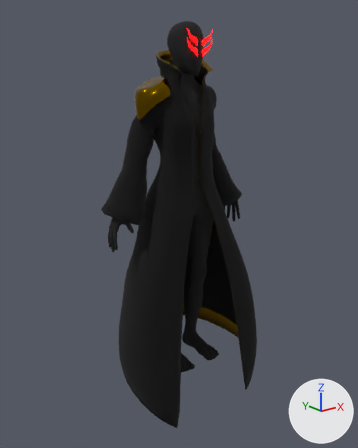
Two versions of the FBX model Atone/Assets/Art/FBX/Entities/Sage Base Unity.fbx, one commit apart.
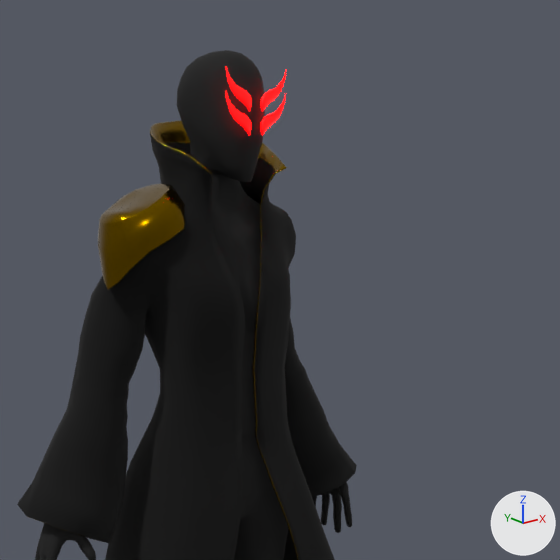
Each version is shown whole from a 50 mm lens placed at (-3.79, -4.88, 3.76), pointed at (-0.02, -0.16, 1.87), then close up on the part from 26% to 91% of the width and 0% to 52% of the height. Every picture has the same lights, and +X, +Y and +Z are marked at lower right. Vertices at the same position are counted once.

Names of what the first close-up shows: 'Body Low', 'Cube', 'Oppression Eyes', 'Shirt'.
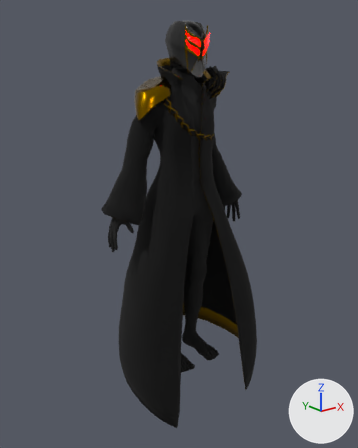
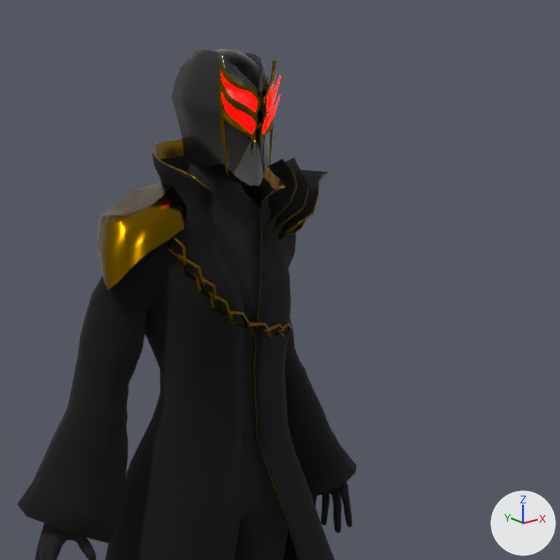
The change, as a diff of the scene's bpy script:
```diff
--- a/Atone/Assets/Art/FBX/Entities/Sage Base Unity.fbx.py
+++ b/Atone/Assets/Art/FBX/Entities/Sage Base Unity.fbx.py
@@ me_mesh_001 @@
-me_mesh_001.from_pydata(...)  # 3644 vertices, 3650 faces; spans x -1.04..1.04, y -0.86..0.53, z -0.5..3.97
+me_mesh_001.from_pydata(...)  # 3644 vertices, 3650 faces; spans x -1.04..1.04, y -0.86..0.53, z -0.5..3.88
+# me_mesh_001 part 2: 313 of 3644 vertices moved; they spanned x -0.34..0.34, y -0.44..0.04, z 3.5..3.97 and now span x -0.33..0.33, y -0.44..0.04, z 3.49..3.88; mean shift (0.0, 0.0, -0.05); largest move (0.25, -0.44, 3.74) -> (0.24, -0.44, 3.66)
 me_mesh_001.materials.append(mat_robe)
@@ me_cube_001 @@
 me_cube_001.from_pydata(...)  # 516 vertices, 514 faces; spans x -0.614..-0.233, y -0.355..0.035, z 3.2..3.674
+# me_cube_001 part 1: its shading normals changed
 me_cube_001.materials.append(mat_gold)
@@ ob_oppression_eyes @@
-ob_oppression_eyes = bpy.data.objects.new('Oppression Eyes', me_cube_017)
@@ ob_oppression_eyes_only_fixed @@
+ob_oppression_eyes_only_fixed = bpy.data.objects.new('Oppression Eyes only fixed', me_cube_007)  # 712 vertices, 704 faces; spans x -0.18..0.18, y -0.552..-0.465, z 3.892..4.156; in mat_red (red #e70005)
+ob_oppression_eyes_only_fixed.location = (0.0, 0.0, 0.0)
@@ ob_oppression_helm @@
+ob_oppression_helm = bpy.data.objects.new('Oppression Helm', me_cube_006)  # 621 vertices, 650 faces; spans x -0.199..0.199, y -0.531..-0.02, z 3.666..4.269; in mat_gold (dark yellow #7a5d00), mat_carbon_bright (dark grey #6c6c6c), mat_carbon_mid (black #3f3f3f), mat_carbon_dark (black #000000)
+ob_oppression_helm.location = (0.0, 0.0, 0.0)
@@ ob_chest_chain @@
+ob_chest_chain = bpy.data.objects.new('Chest Chain', me_torus)  # 132 vertices, 132 faces; spans x -0.376..0.374, y -0.502..-0.061, z 2.92..3.462; in mat_gold (dark yellow #7a5d00)
+ob_chest_chain.location = (0.0, 0.0, 0.0)
@@ ob_scales @@
+ob_scales = bpy.data.objects.new('Scales', me_cube_003)  # 168 vertices, 168 faces; spans x 0.129..0.729, y -0.424..0.019, z 3.382..3.795; in mat_robe (black #000000), mat_gold (dark yellow #7a5d00)
+ob_scales.location = (0.0, 0.0, 0.0)
@@ ob_oppression_mask @@
+ob_oppression_mask = bpy.data.objects.new('Oppression Mask', me_cube_009)  # 350 vertices, 368 faces; spans x -0.17..0.17, y -0.557..-0.434, z 3.687..4.215; in mat_gold (dark yellow #7a5d00)
+ob_oppression_mask.location = (0.0, 0.0, 0.0)
```

Location of each change, (x1, y1, x2, y2) in pixels of the close-ups (560 x 560 px; the box of a moved part takes in the faces that stretch with it):
'Shirt', reshaped: before (17, 121, 357, 560); after (17, 139, 357, 560)
'Oppression Helm', added (black): after (172, 49, 270, 186)
    faces in mat_carbon_mid (black #3f3f3f): (172, 50, 270, 173)
    faces in mat_carbon_bright (dark grey #6c6c6c): (209, 139, 264, 186)
    faces in mat_carbon_dark (black #000000): (213, 49, 262, 149)
'Cube', shading changed: (99, 184, 187, 290) in both
'Scales', added (black): after (244, 158, 329, 240)
    faces in mat_robe (black #000000): (244, 158, 327, 237)
    faces in mat_gold (dark yellow #7a5d00): (268, 172, 329, 240)
'Oppression Mask', added: after (219, 60, 276, 179)
'Oppression Eyes', deleted (red): before (226, 67, 286, 136)
'Chest Chain', added: after (168, 237, 291, 339)
'Oppression Eyes only fixed', added (red): after (220, 71, 281, 134)
part 2 of me_mesh_001, moved or reshaped: before (150, 121, 287, 233); after (152, 139, 285, 234)
